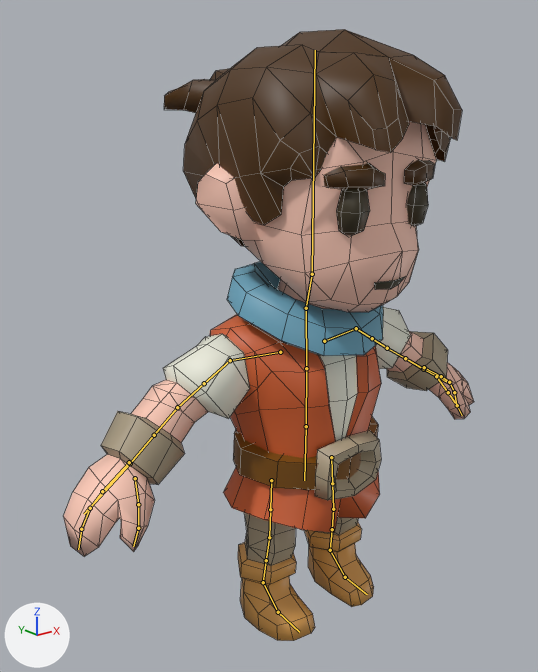
What one commit did to the Blender file scenes/character/character.blend.
Rendered twice from a 50 mm camera at (-1.57, -1.76, 1.73) aimed at (0.03, 0.24, 0.93). The lights are fixed; the arrows at lower left show +X, +Y and +Z. The bones that bend it are drawn over the model as lines. Mesh edges are drawn as thin lines.

Names of what the first picture shows: 'Character_mesh'.
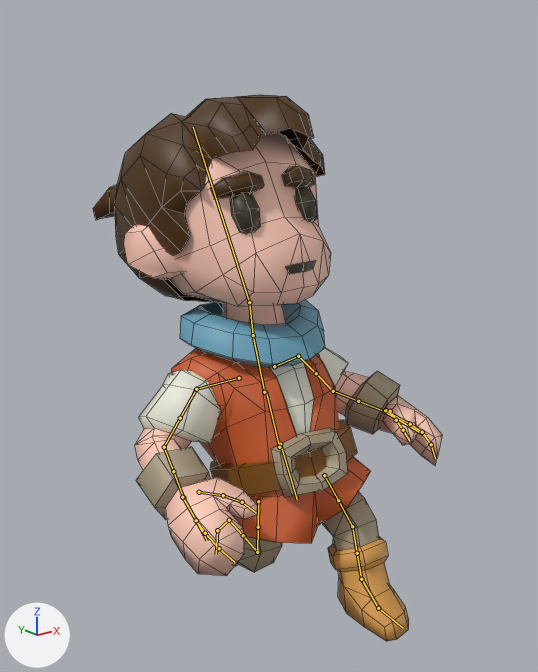
The newer file adds an action. The first version stands in its rest pose; the second is drawn at frame 0 of the action 'Boy_stopping'.

Pixel boxes (x1, y1, x2, y2) of what changed, in the pictures (538 x 672 px):
'Character_mesh', posed (15% narrower, 11% shorter)
    before: (63, 29, 474, 641)
    after: (93, 95, 442, 642)

What the commit changed:
Bone 'c_root_master.x' (bone_c_root_master_x) moves from (0.0, 0.0, 0.0) to (0.0, -0.101, -0.047).
Bone 'c_root_master.x' (bone_c_root_master_x) turns from (0, 0, 0) to (-25, 0, 0) degrees about its own x, y and z.
Bone 'c_root.x' (bone_c_root_x) turns from (0, 0, 0) to (0, 13, -2) degrees about its own x, y and z.
Bone 'c_spine_01.x' (bone_c_spine_01_x) moves from (0.0, 0.0, 0.0) to (0.0, -0.009, 0.0).
Bone 'c_neck.x' (bone_c_neck_x) turns from (0, 0, 0) to (-6, 0, 0) degrees about its own x, y and z.
Bone 'c_shoulder.l' (bone_c_shoulder_l) moves from (0.0, 0.0, 0.0) to (-0.012, 0.001, -0.001).
Bone 'c_shoulder.l' (bone_c_shoulder_l) turns from (0, 0, 0) to (-1, 2, 7) degrees about its own x, y and z.
Bone 'c_shoulder.r' (bone_c_shoulder_r) moves from (0.0, 0.0, 0.0) to (-0.011, -0.003, 0.001).
Bone 'c_shoulder.r' (bone_c_shoulder_r) turns from (0, 0, 0) to (1, -1, 7) degrees about its own x, y and z.
Bone 'c_spine_master.x' (bone_c_spine_master_x) moves from (0.0, 0.0, 0.0) to (0.0, -0.004, -0.022).
Bone 'c_spine_master.x' (bone_c_spine_master_x) turns from (0, 0, 0) to (10, 4, 2) degrees about its own x, y and z.
Bone 'c_head.x' (bone_c_head_x) turns from (0, 0, 0) to (-6, -4, 0) degrees about its own x, y and z.
Bone 'c_foot_ik.r' (bone_c_foot_ik_r) moves from (0.0, 0.0, 0.0) to (-0.036, -0.252, 0.12).
Bone 'c_foot_ik.r' (bone_c_foot_ik_r) turns from (0, 0, 0) to (-93, 0, 0) degrees about its own x, y and z.
Bone 'c_foot_ik.l' (bone_c_foot_ik_l) moves from (0.0, 0.0, 0.0) to (0.037, 0.204, 0.0).
Bone 'c_arms_pole.l' (bone_c_arms_pole_l) moves from (0.0, 0.0, 0.0) to (-0.193, -0.033, -0.585).
Bone 'c_hand_ik.l' (bone_c_hand_ik_l) moves from (0.0, 0.0, 0.0) to (0.173, -0.09, -0.132).
Bone 'c_hand_ik.l' (bone_c_hand_ik_l) turns from (0, 0, 0) to (-22, -16, -47) degrees about its own x, y and z.
Bone 'c_arms_pole.r' (bone_c_arms_pole_r) moves from (0.0, 0.0, 0.0) to (0.193, -0.033, -0.585).
Bone 'c_hand_ik.r' (bone_c_hand_ik_r) moves from (0.0, 0.0, 0.0) to (-0.173, -0.089, -0.131).
Bone 'c_hand_ik.r' (bone_c_hand_ik_r) turns from (0, 0, 0) to (-18, 17, 50) degrees about its own x, y and z.
